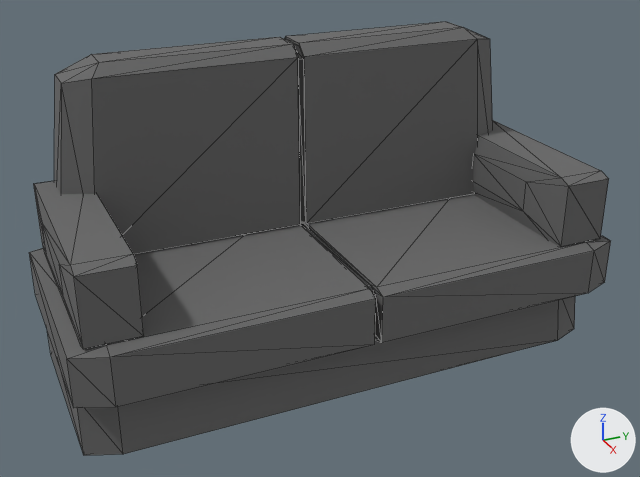
Renders of the FBX model Assets/Models/Room/Items/Couch01.fbx from each side of a commit.
Both versions are drawn from a 50 mm lens placed at (-1.869, -3.644, 1.435), pointed at (-3.966, -2.7, 0.387). Every picture has the same lights, and +X, +Y and +Z are marked at lower right. Mesh edges are drawn as thin lines. Where no turn or scale is listed for an object, it has been applied to the vertices. Vertices at the same position are counted once.

Names of what the first picture shows: 'Couch01'.
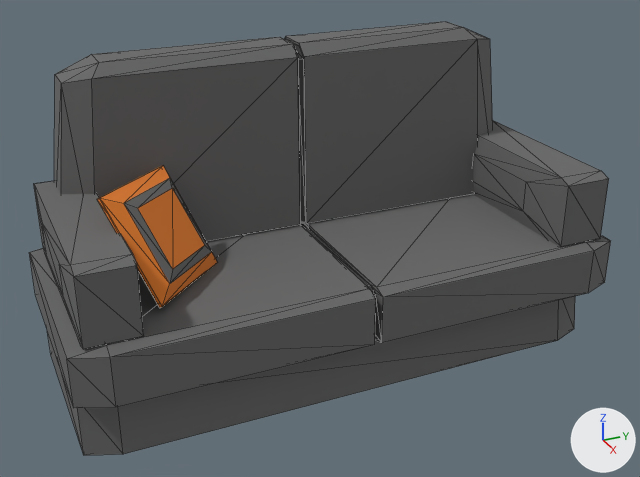
The newer file is also turned or shifted as a whole; pictures and numbers use the older file's frame.

Boxes [x1, y1, x2, y2] around the edits, measured in the pictures (640 x 477 px):
part 1 of me_couch01, added: after [97, 166, 217, 308]

Diff of the bpy script that builds the scene:
```diff
--- a/Assets/Models/Room/Items/Couch01.fbx.py
+++ b/Assets/Models/Room/Items/Couch01.fbx.py
@@ mat_pillow4 @@
+mat_pillow4 = principled_material('Pillow4')
+mat_pillow4.base_color = (0.8, 0.214, 0.0263)  # orange #e77f2d
+mat_pillow4.roughness = 1.0
@@ mat_tv8 @@
+mat_tv8 = principled_material('TV8')
+mat_tv8.base_color = (0.142, 0.142, 0.142)  # dark grey #696969
+mat_tv8.roughness = 1.0
@@ me_couch01 @@
 # used by ob_couch01; location = (-3.989, -2.679, -0.006)
-me_couch01.from_pydata(...)  # 184 vertices, 348 faces; spans x -0.34..0.34, y -0.78..0.79, z 0.01..0.91
+me_couch01.from_pydata(...)  # 208 vertices, 392 faces; spans x -0.34..0.34, y -0.78..0.79, z 0.01..0.91
+# me_couch01 part 1: a new loose piece of 24 vertices spanning x -0.13..0.23, y -0.64..-0.32, z 0.36..0.65
 me_couch01.materials.append(mat_tv13)
 me_couch01.materials.append(mat_couch3)
+me_couch01.materials.append(mat_pillow4)  # orange #e77f2d
+me_couch01.materials.append(mat_tv8)  # dark grey #696969
```
